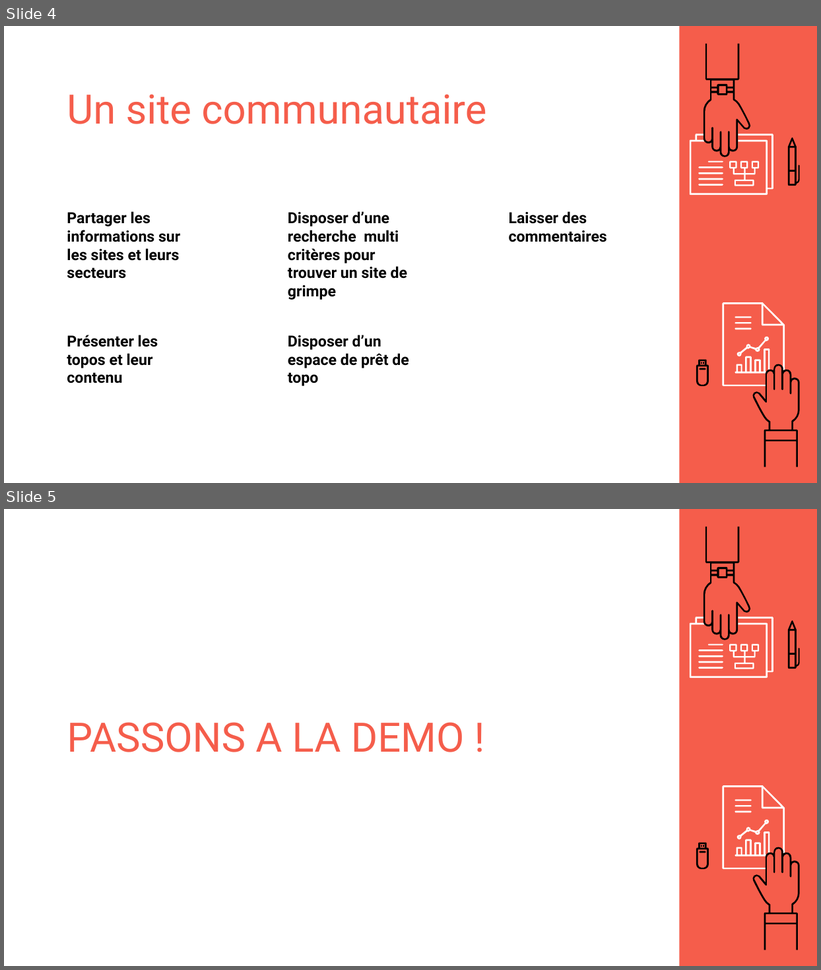
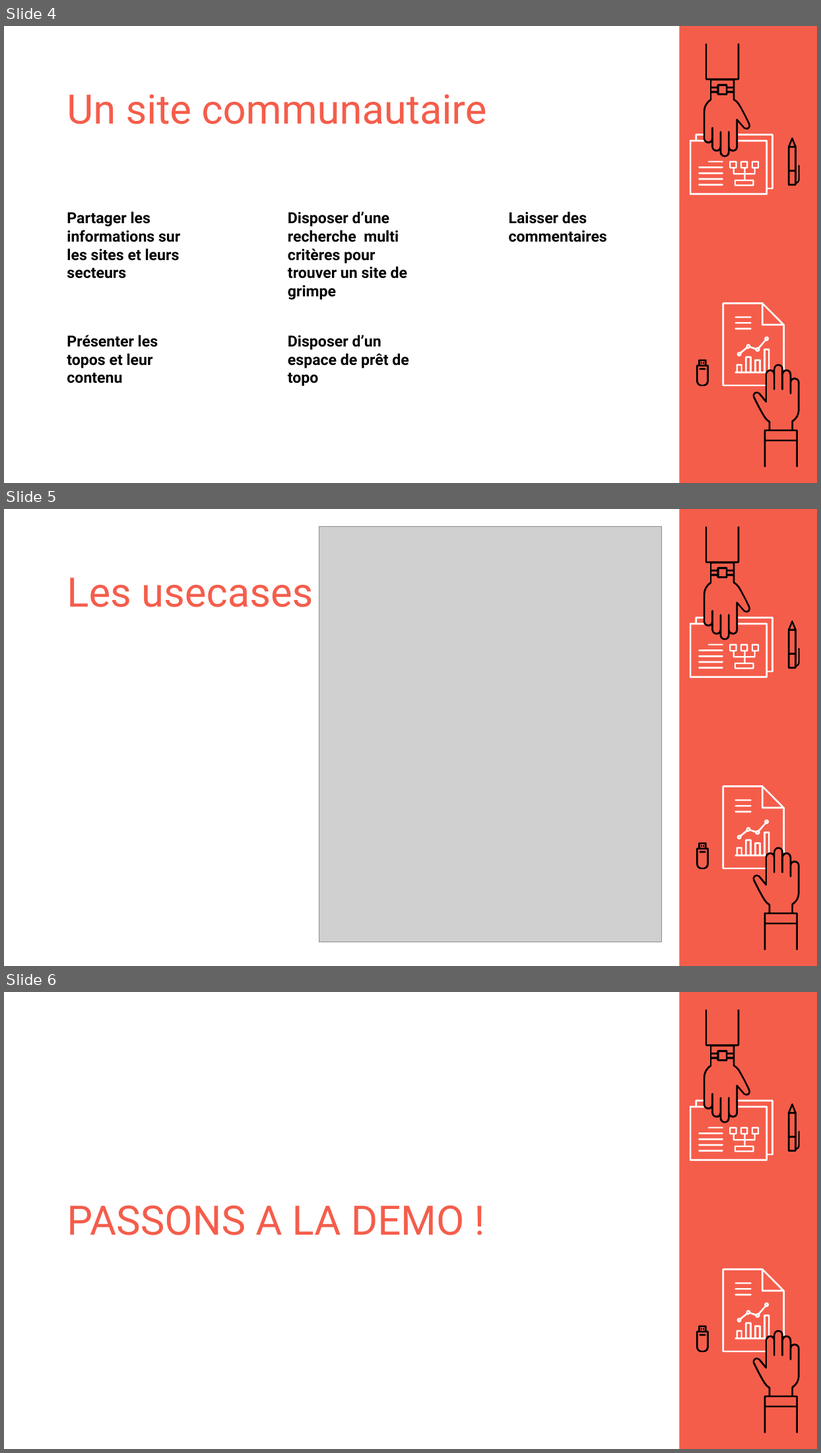
Before and after one commit to thibaut54/WhereToClimb, a slide deck: livrables/Livrable WhereToClimb.pptx. Shown one above the other, each under a label of ours: slides 4 and 5 before the commit, slides 4, 5 and 6 after it. The pictures are 821x970 and 821x1453 pixels, drawn with LibreOffice and Linux fonts; fonts in the diff are those of the drawing; grey boxes stand for pictures. Boxes give left, top, right and bottom in pixels: in the first picture for what was removed or moved away, otherwise in the second. Text is boxed around its words. In the diff, an @@ line names an element or a change of style, - is before the commit and + after.

```diff
--- a/livrables/Livrable WhereToClimb.pptx
+++ b/livrables/Livrable WhereToClimb.pptx
@@ slide 5 added at (4,509,817,966), background #FFFFFF @@
@@ picture added at (319,527,661,942) @@
@@ rectangle added at (679,509,817,966), fill #F55D4B @@
@@ group added at (690,527,800,678): 9 freeform shapes @@
@@ text added at (67,578,313,607), 48 pt, text #F55D4B @@
+Les usecases
@@ group added at (696,786,800,951): 11 freeform shapes @@
@@ what was slide 5 is now slide 6 @@
```
Also in this commit, not shown: 47 other files.
